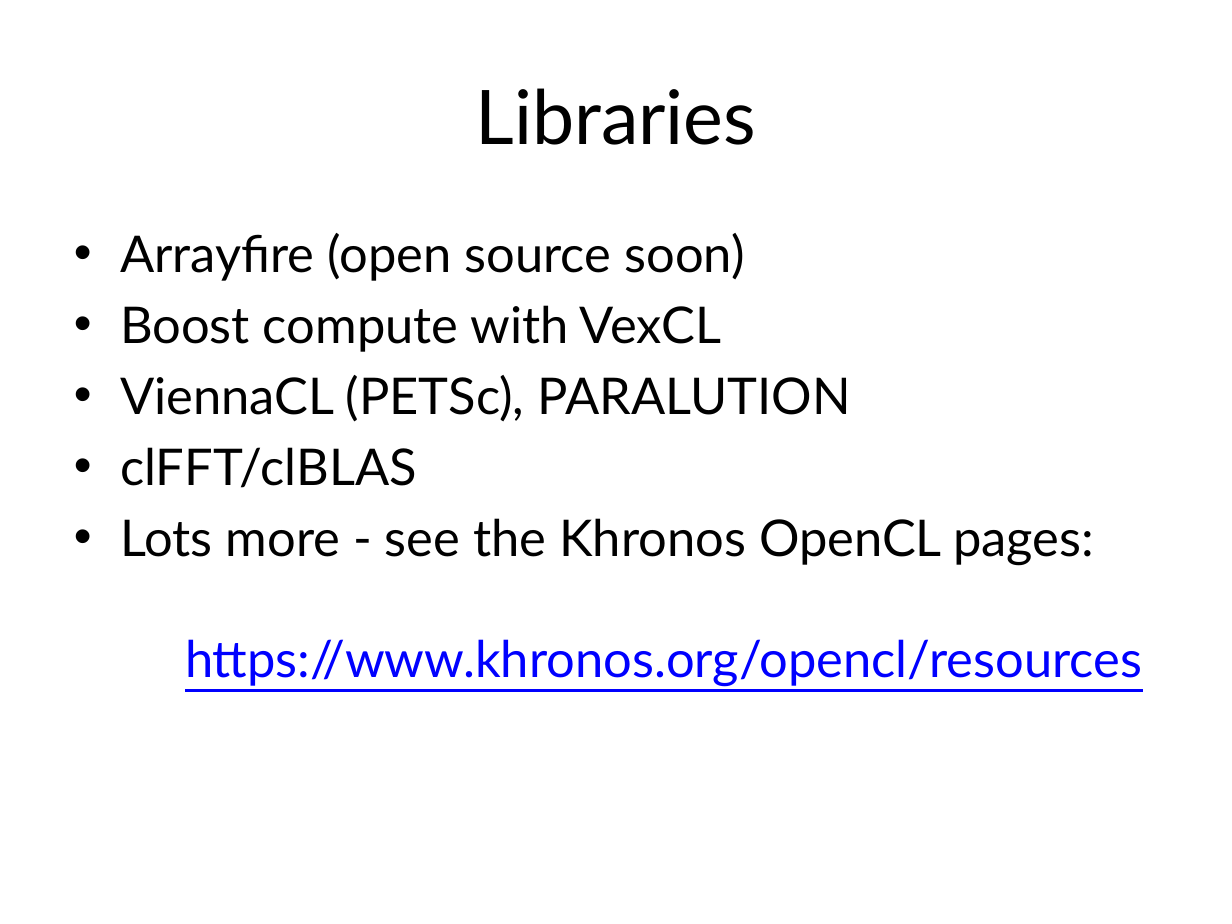
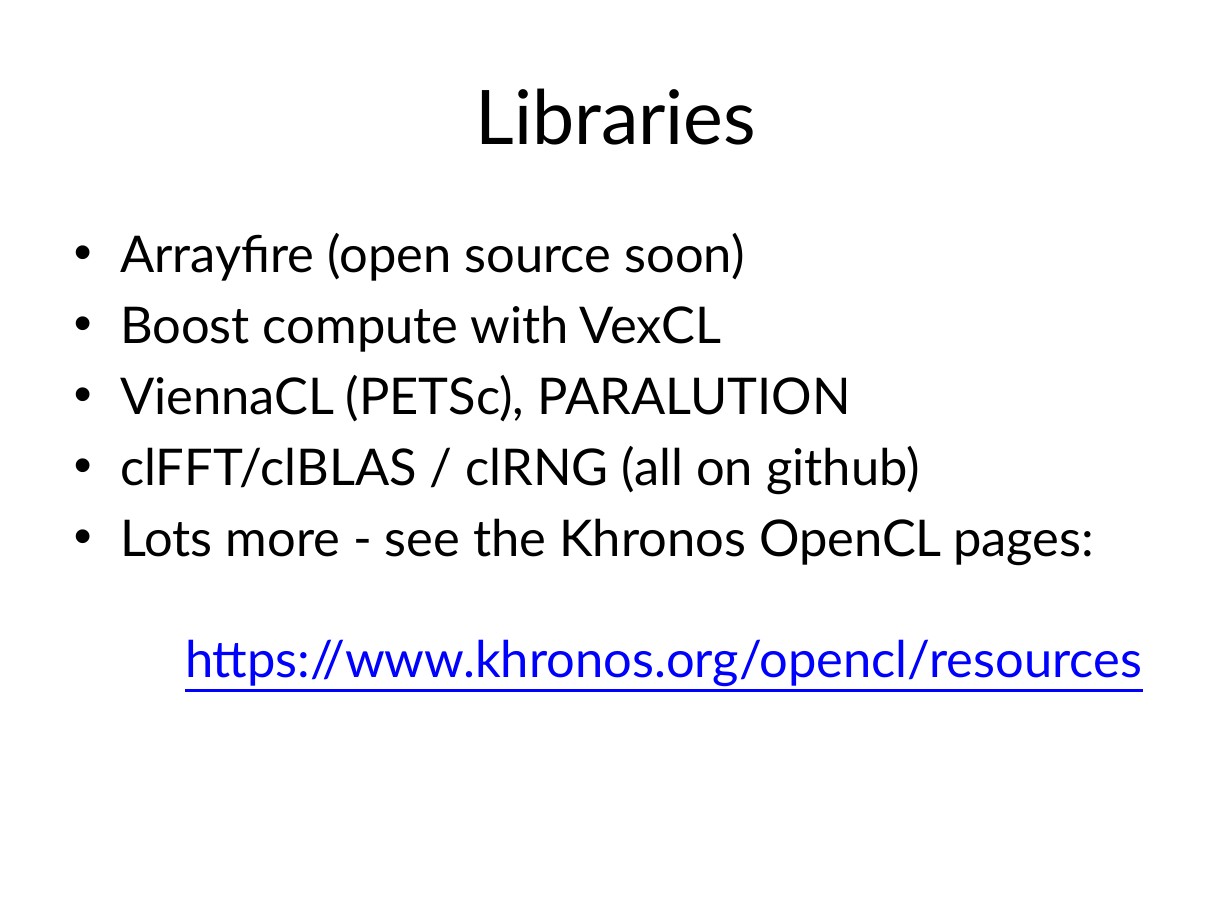
Before and after one commit to UoB-HPC/opencl-training-code, a slide deck: slide 9 of slides/advanced_outro.pptx. Drawn at 1232x924 pixels with LibreOffice and Linux fonts; fonts in the diff are those of the drawing. Boxes give left, top, right and bottom in pixels: in the first picture for what was removed or moved away, otherwise in the second. Text is boxed around its words. In the diff, an @@ line names an element or a change of style, - is before the commit and + after.

Commit message:
Added ref to clRNG

```diff
--- a/slides/advanced_outro.pptx
+++ b/slides/advanced_outro.pptx
@@ text at (x1=120, y1=446, x2=919, y2=494): text changed @@
-• clFFT/clBLAS
+• clFFT/clBLAS / clRNG (all on github)
```
